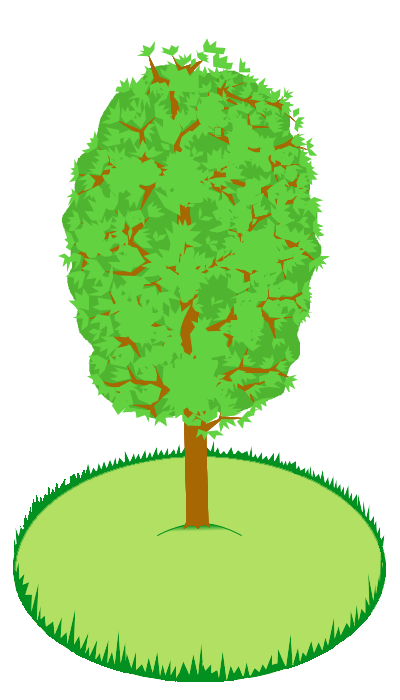
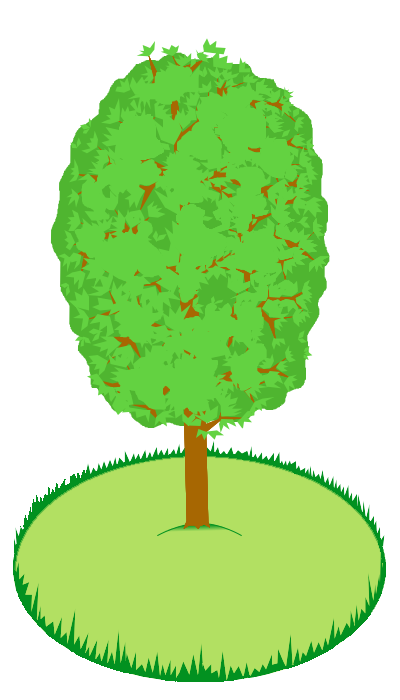
Comparing the layer stacks of the two (400, 700) images. Changes:
painted on "дерево - 20" over (50, 52, 330, 428)
